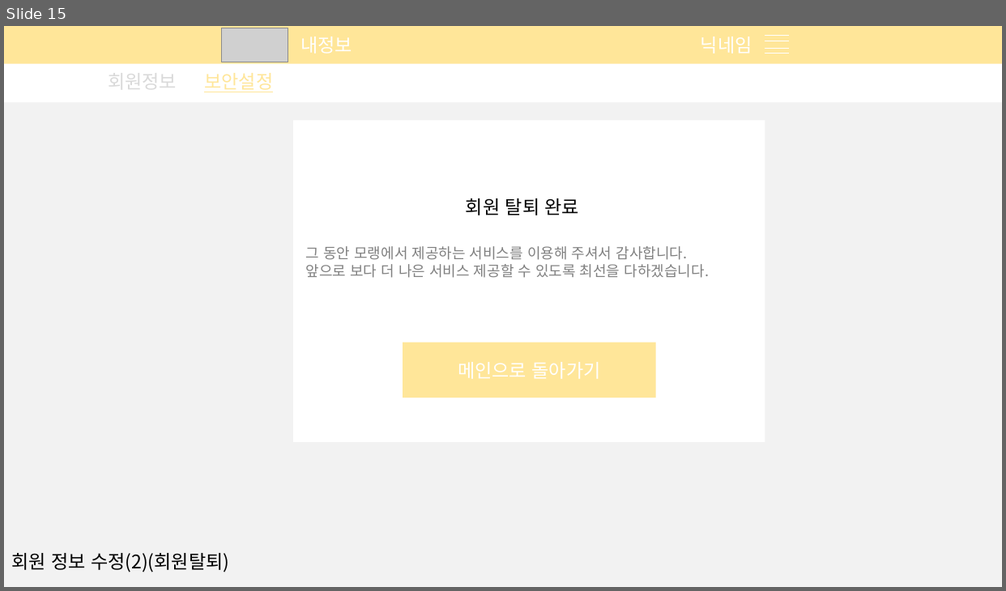
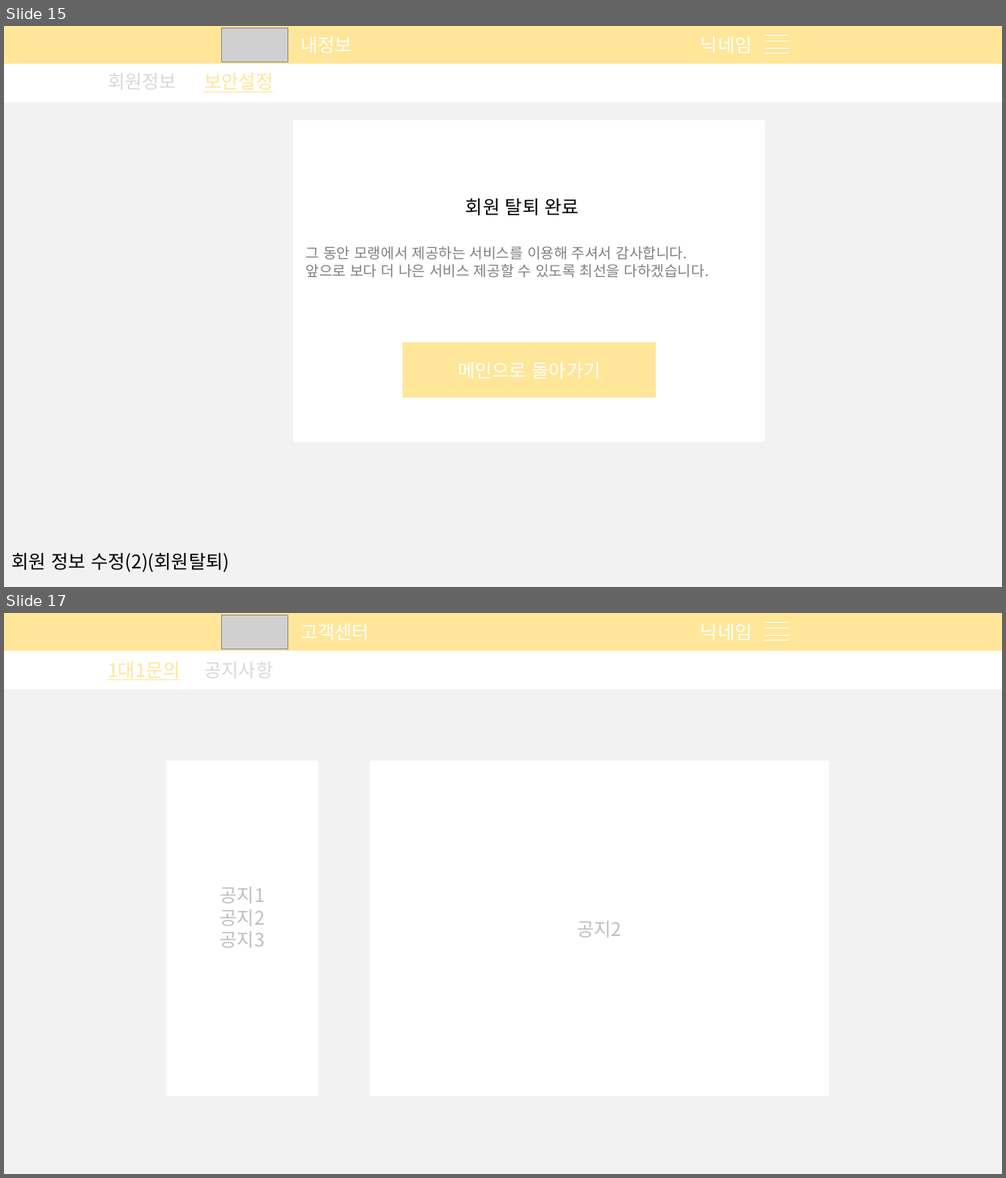
Before and after one commit to What-The-Pork/meeting-log, a slide deck: image/login/회원관리페이지.pptx. Shown one above the other, each under a label of ours: slide 15 before the commit, slides 15 and 17 after it; the slides between them are not shown. The pictures are 1006x591 and 1006x1178 pixels, drawn with LibreOffice and Linux fonts; fonts in the diff are those of the drawing; grey boxes stand for pictures. Boxes give left, top, right and bottom in pixels: in the first picture for what was removed or moved away, otherwise in the second. Text is boxed around its words. In the diff, an @@ line names an element or a change of style, - is before the commit and + after.

```diff
--- a/image/login/회원관리페이지.pptx
+++ b/image/login/회원관리페이지.pptx
@@ slide 17 added at (4,613,1002,1174), background #F2F2F2 @@
@@ rectangle added at (4,613,1002,652), fill #FFE699 @@
@@ picture added at (222,615,288,649) @@
@@ line added from (765, 628) to (790, 628), #FFFFFF 0.5 pt @@
@@ line added from (765, 622) to (790, 622), #FFFFFF 0.5 pt @@
@@ line added from (765, 635) to (790, 635), #FFFFFF 0.5 pt @@
@@ rectangle added at (4,651,1002,690), fill #FFFFFF @@
@@ text added at (204,656,273,683), 18 pt, text #D9D9D9 @@
+공지사항
@@ line added from (765, 640) to (790, 640), #FFFFFF 0.5 pt @@
@@ rectangle added at (167,760,318,1097), fill #FFFFFF, 18 pt, text #BFBFBF @@
+공지1
+공지2
+공지3
@@ rectangle added at (369,760,829,1097), fill #FFFFFF, 18 pt, text #BFBFBF @@
+공지2
```
Also in this commit, not shown: 3 slides changed, 3 other slides added.
